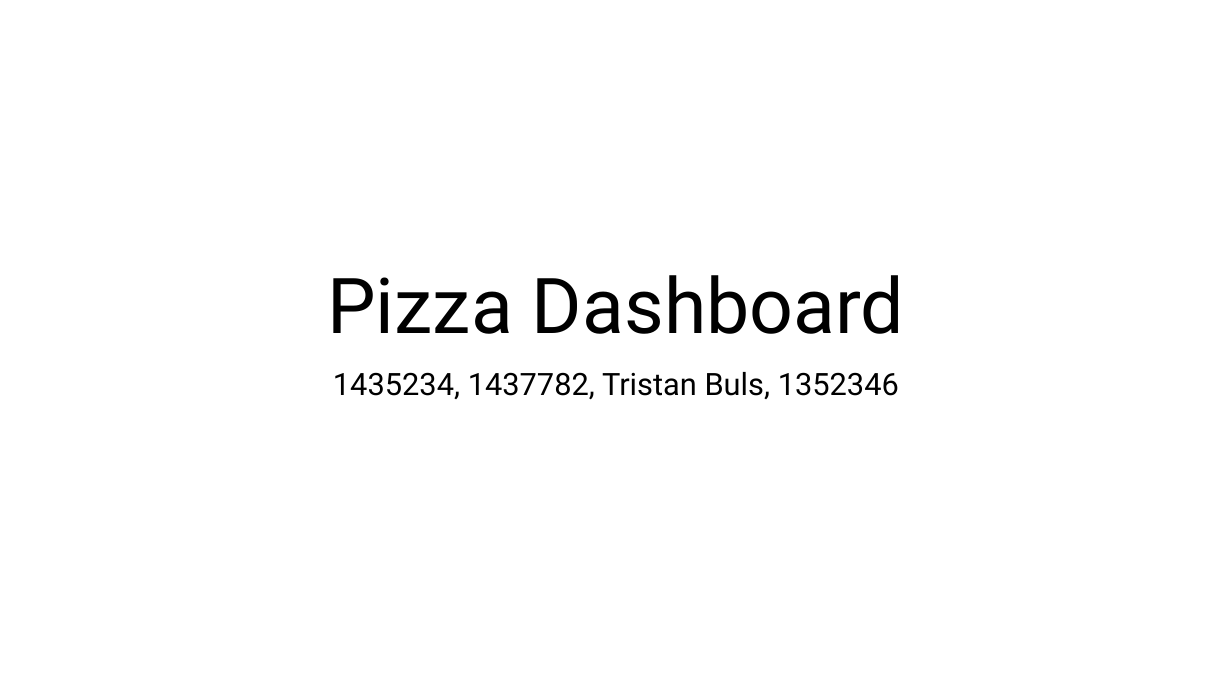
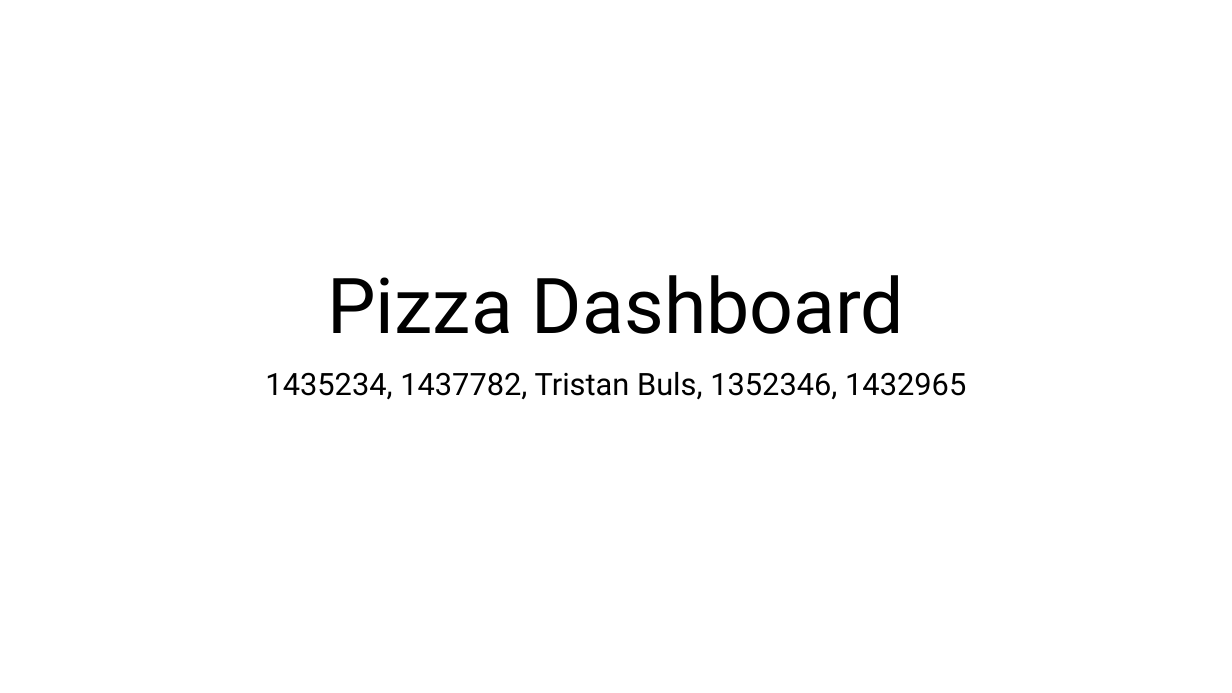
Before and after one commit to Daniel-Schor/Programming-Lab-2024, a slide deck: slide 1 of Pizza Dashboard.pptx. Drawn at 1232x693 pixels with LibreOffice and Linux fonts; fonts in the diff are those of the drawing. Boxes give left, top, right and bottom in pixels: in the first picture for what was removed or moved away, otherwise in the second. Text is boxed around its words. In the diff, an @@ line names an element or a change of style, - is before the commit and + after.

```diff
--- a/Pizza Dashboard.pptx
+++ b/Pizza Dashboard.pptx
@@ subtitle at box(265, 372, 966, 400): text changed @@
-1435234, 1437782, Tristan Buls, 1352346
+1435234, 1437782, Tristan Buls, 1352346, 1432965
```
